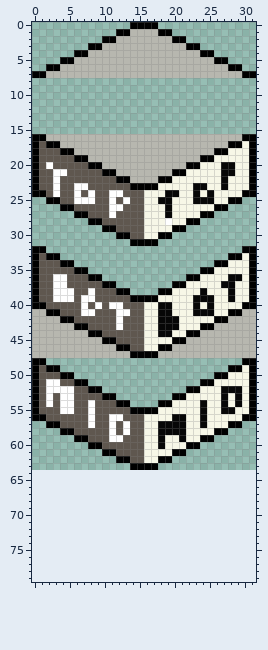
One commit to this sprite sheet: resources/Sprites/Cliffset/dummy_cliff.png. The picture above was drawn from the file before the commit.
The file is 32x64 pixels. The old version is drawn lined up with the new one, on the new canvas.
After:
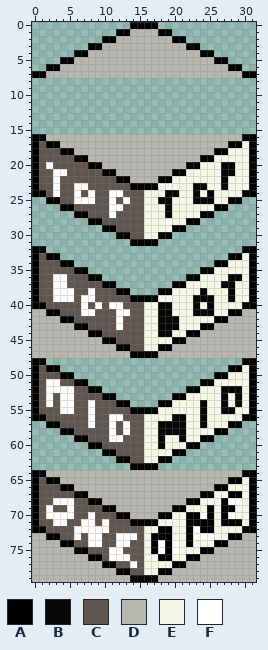
Palette (. is transparent): A #000000  B #070707  C #5f574f  D #b7b7af  E #f7f7e7  F #ffffff
The edit:
canvas 32x64 -> 32x80
@@ x 0..31 @@
 63 ..............AAAA..............
-64 ................................
-65 ................................
-66 ................................
-67 ................................
-68 ................................
-69 ................................
-70 ................................
-71 ................................
-72 ................................
-73 ................................
-74 ................................
-75 ................................
-76 ................................
-77 ................................
-78 ................................
-79 ................................
+64 AADDDDDDDDDDDDDDDDDDDDDDDDDDDDAA
+65 ACAADDDDDDDDDDDDDDDDDDDDDDDDAAEA
+66 ACCCAADDDDDDDDDDDDDDDDDDDDAAEEEA
+67 ACCCCCAADDDDDDDDDDDDDDDDAAEEAAEA
+68 ACCFFFCCAADDDDDDDDDDDDAAEEEAFFEA
+69 ACFCCFCCCCAADDDDDDDDAAEEEAEAAEEA
+70 ACFFFFCCFCCCAADDDDAAEEAAFAEAFEEA
+71 ACCFFCCFFCFCCCAAAAEEEEAAAAEAAAEA
+72 AACCCCFFFFFCCCCCEEAAEEAFAAEEEEAA
+73 DDAACCFCFFCCFFFCEAAAEEAFFFEEAADD
+74 DDDDAACCFFCCFFCCEAFAFEAEEEAADDDD
+75 DDDDDDAACCCFFCCCEAFAFEEEAADDDDDD
+76 DDDDDDDDAACFFFCCEEAAEEAADDDDDDDD
+77 DDDDDDDDDDAACCFCEEEEAADDDDDDDDDD
+78 DDDDDDDDDDDDAACCEEAADDDDDDDDDDDD
+79 DDDDDDDDDDDDDDAAAADDDDDDDDDDDDDD
Where, in picture pixels (left, top, right, bottom), the same in both pictures:
added: (32, 470, 256, 582)
